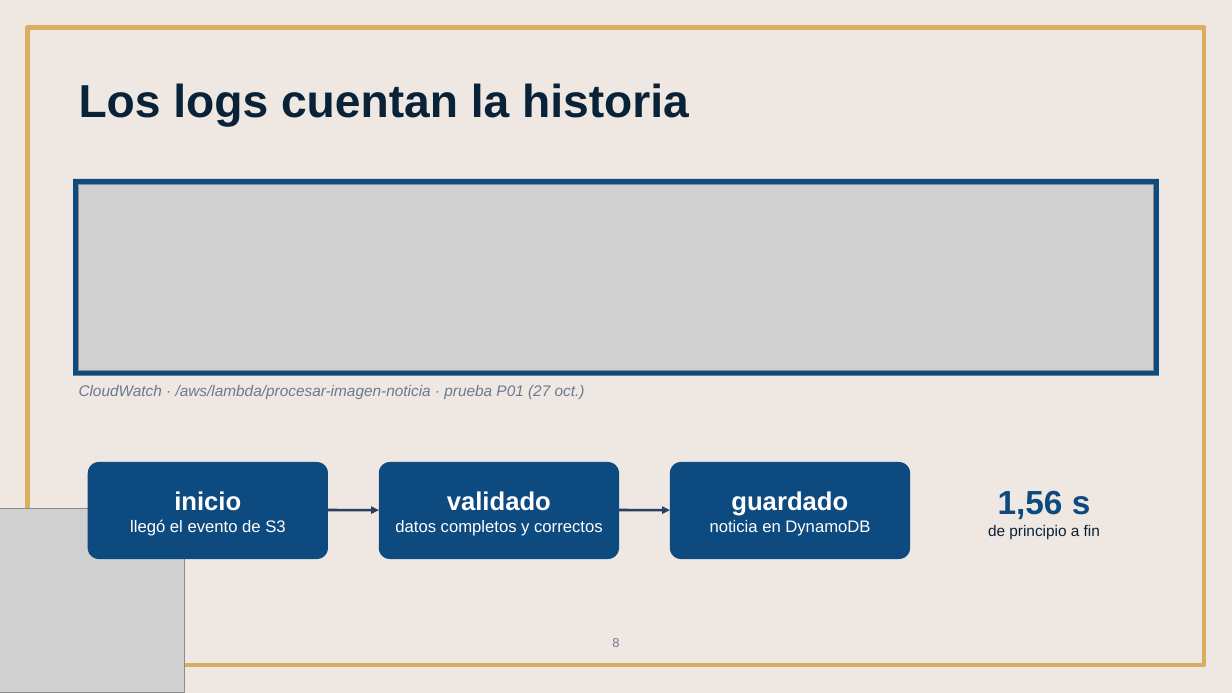
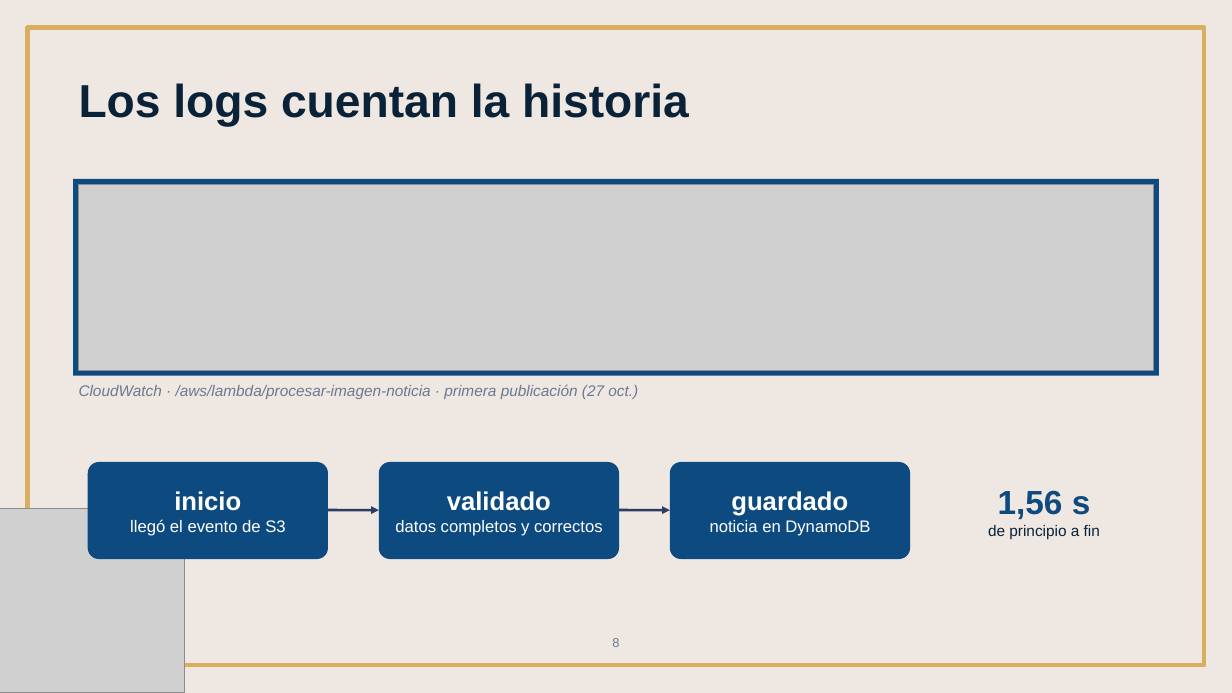
Before and after one commit to DannG04/GacetaUNSIS, a slide deck: slide 8 of entregables/01-Presentacion-Equipo3.pptx. Drawn at 1232x693 pixels with LibreOffice and Linux fonts; fonts in the diff are those of the drawing; grey boxes stand for pictures. Boxes give left, top, right and bottom in pixels: in the first picture for what was removed or moved away, otherwise in the second. Text is boxed around its words. In the diff, an @@ line names an element or a change of style, - is before the commit and + after.

Commit message:
Arregla documentos en cuanto al codigo de las pruebas

```diff
--- a/entregables/01-Presentacion-Equipo3.pptx
+++ b/entregables/01-Presentacion-Equipo3.pptx
@@ text at (79,384,638,399): text changed @@
-CloudWatch · /aws/lambda/procesar-imagen-noticia · prueba P01 (27 oct.)
+CloudWatch · /aws/lambda/procesar-imagen-noticia · primera publicación (27 oct.)
```
Also in this commit, not shown: 9 other slides changed, 2 slides added, 2 slides removed, 17 other files.
